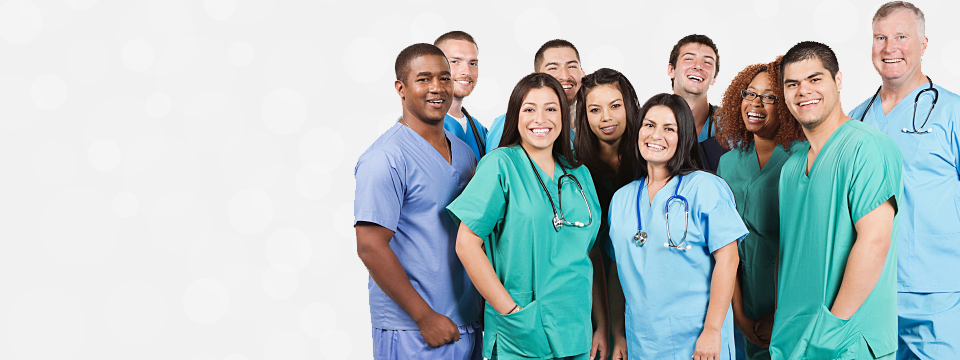
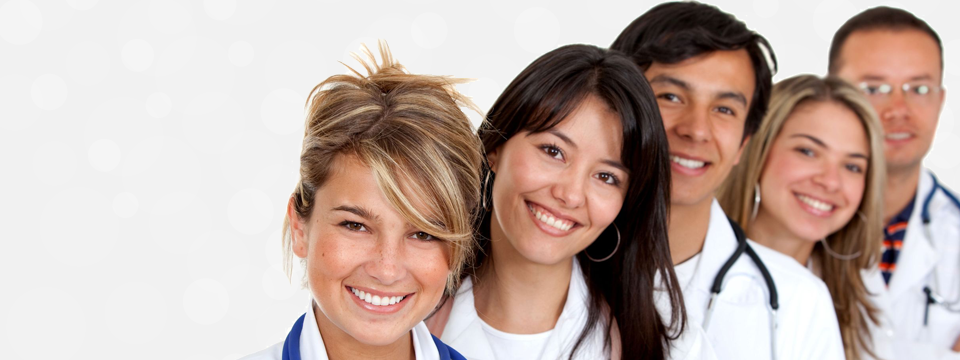
Comparing the layer stacks of the two w=960, h=360 images. Changes:
added layer "Layer 4" above "Layer 3" over [235, 0, 960, 360]
hid "Layer 3" over [353, 0, 960, 360]
